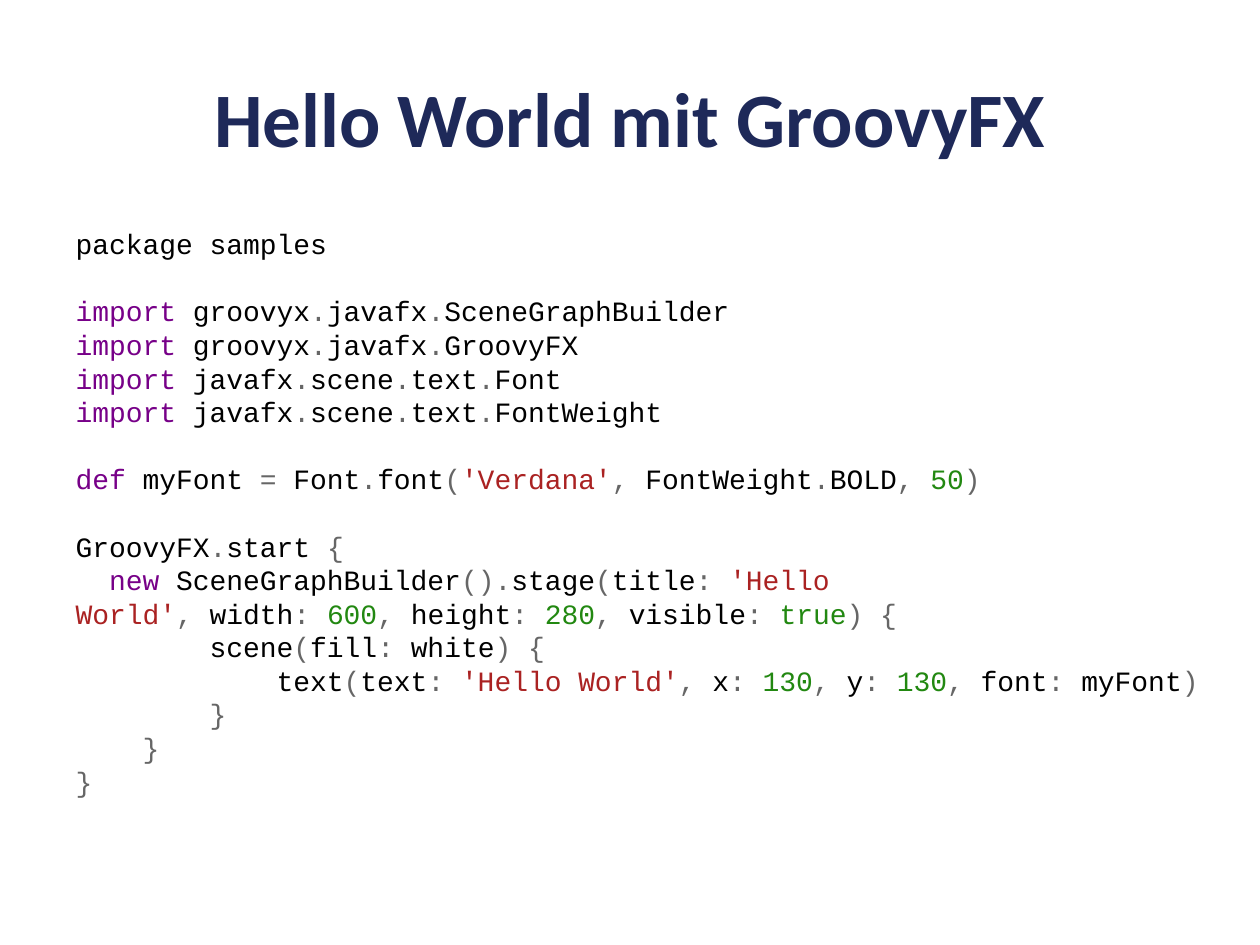
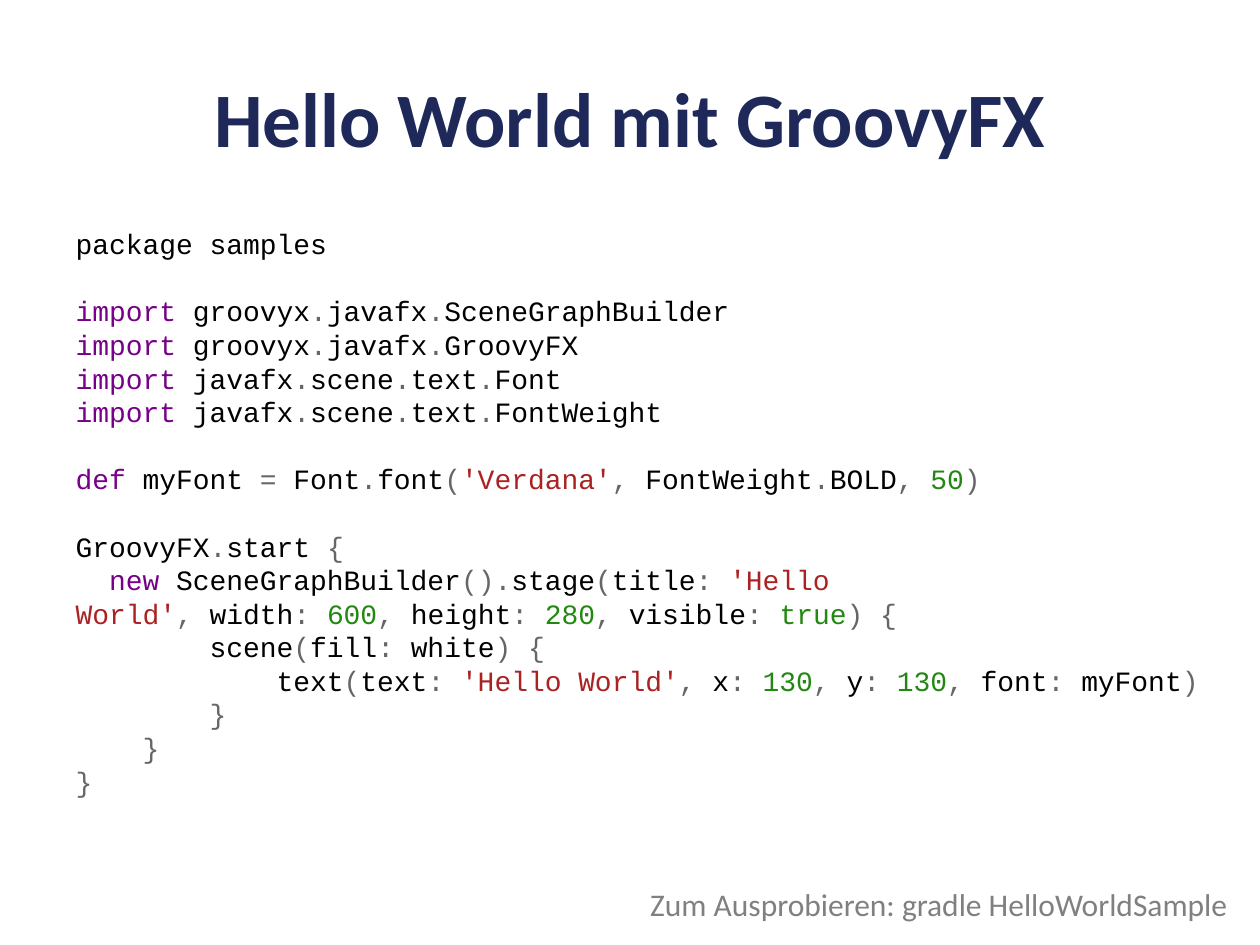
Before and after one commit to codescape/presentations, a slide deck: slide 15 of groovyfx-entfesselt-javafx/groovyfx-oop-2012.pptx. Drawn at 1260x945 pixels with LibreOffice and Linux fonts; fonts in the diff are those of the drawing; background and template pictures are left out. Boxes give left, top, right and bottom in pixels: in the first picture for what was removed or moved away, otherwise in the second. Text is boxed around its words. In the diff, an @@ line names an element or a change of style, - is before the commit and + after.

Commit message:
added slides and updated samples

```diff
--- a/groovyfx-entfesselt-javafx/groovyfx-oop-2012.pptx
+++ b/groovyfx-entfesselt-javafx/groovyfx-oop-2012.pptx
@@ text added at (650,894,1227,922), 18 pt, text #808080 @@
+Zum Ausprobieren: gradle HelloWorldSample
```
Also in this commit, not shown: 2 other slides changed, 6 slides added, 2 slides removed, 2 other files.
